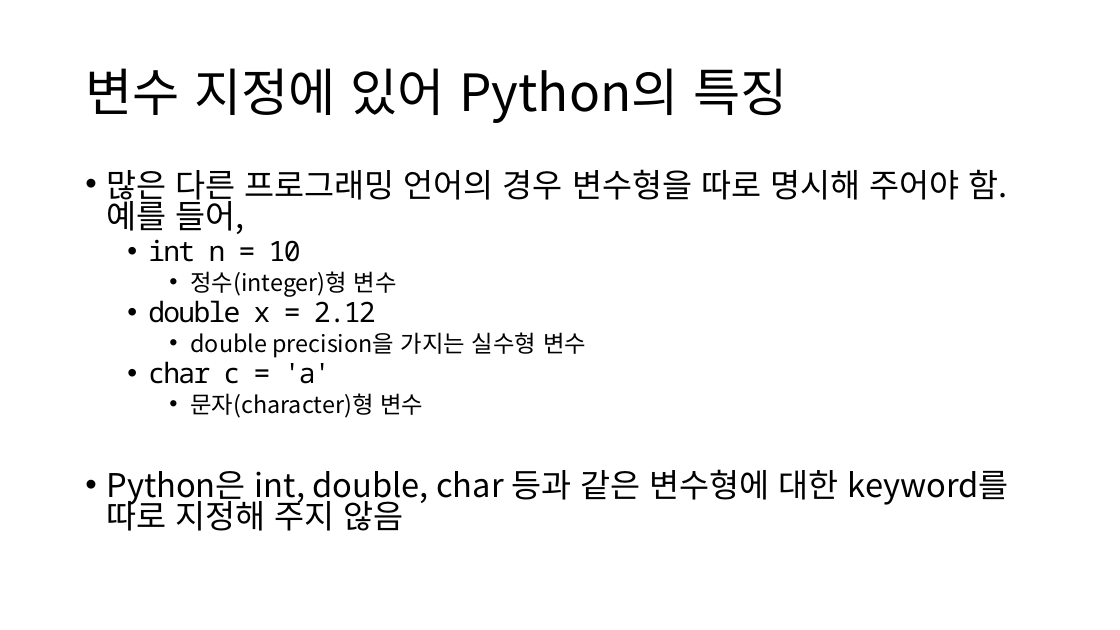
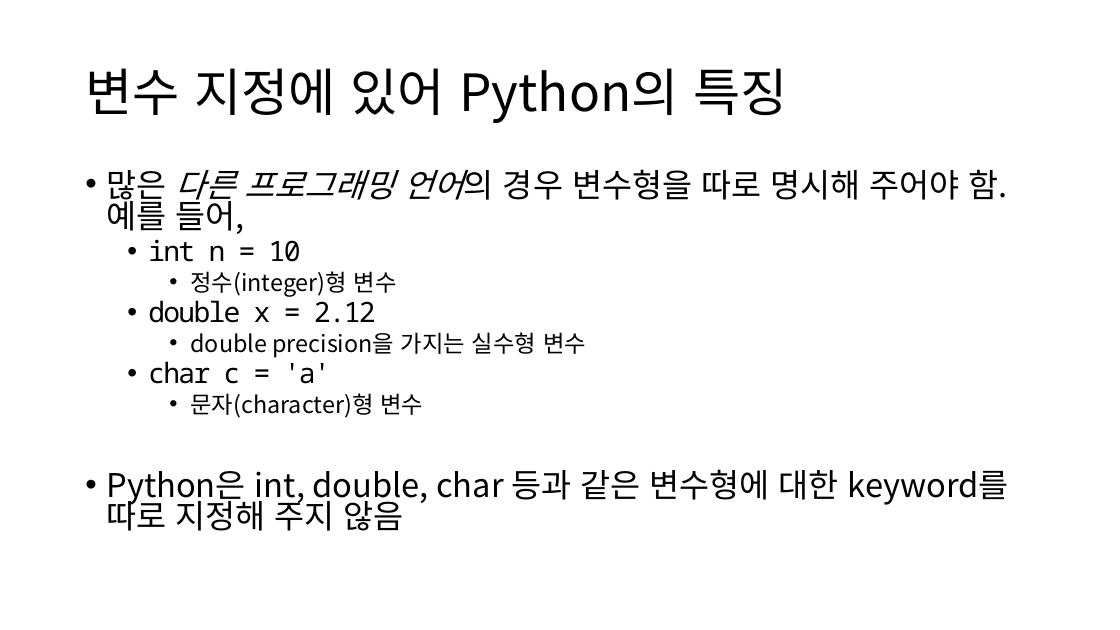
Before and after one commit to ksublee/SPuP, a slide deck: slide 9 of ppt/Python_2_기본.pptx (slide 8 before the commit). Drawn at 1120x630 pixels with LibreOffice and Linux fonts; fonts in the diff are those of the drawing. Boxes give left, top, right and bottom in pixels: in the first picture for what was removed or moved away, otherwise in the second. Text is boxed around its words. In the diff, an @@ line names an element or a change of style, - is before the commit and + after.

```diff
--- a/ppt/Python_2_기본.pptx
+++ b/ppt/Python_2_기본.pptx
@@ text at bbox=[106, 169, 1008, 234]: italic on in "다른 프로그래밍 언어의" @@
```
Also in this commit, not shown: 8 other slides changed, 3 slides added, 2 slides removed, 1 other file.
